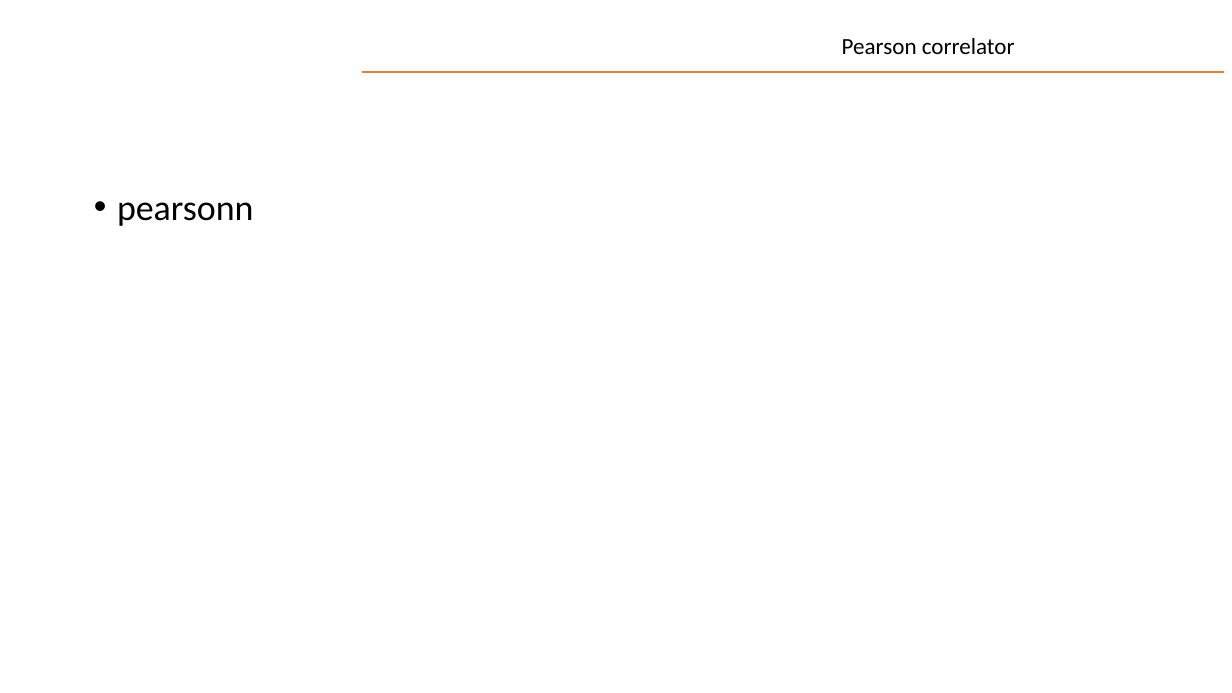
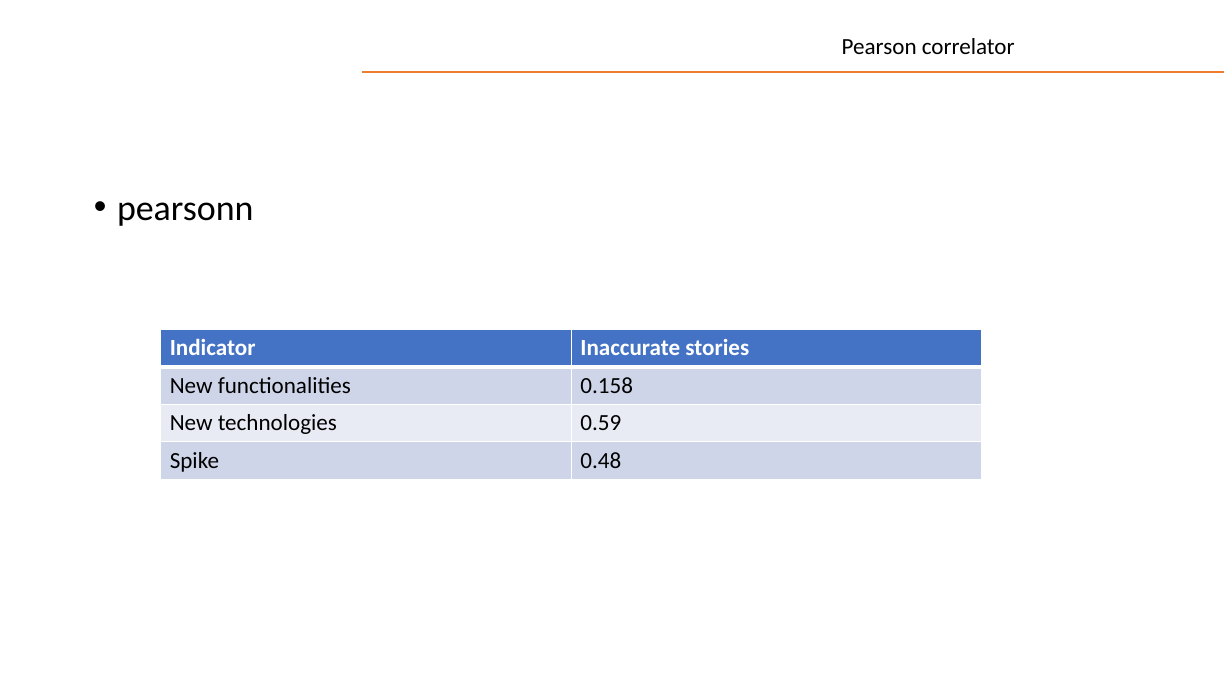
Before and after one commit to AmedeoSarpa/thesis, a slide deck: slide 7 of demo-presentation.pptx. Drawn at 1232x693 pixels with LibreOffice and Linux fonts; fonts in the diff are those of the drawing. Boxes give left, top, right and bottom in pixels: in the first picture for what was removed or moved away, otherwise in the second. Text is boxed around its words. In the diff, an @@ line names an element or a change of style, - is before the commit and + after.

```diff
--- a/demo-presentation.pptx
+++ b/demo-presentation.pptx
@@ table added at [161,329,982,479], 4 rows, 2 columns @@
+Indicator | Inaccurate stories
+New functionalities | 0.158
+New technologies | 0.59
+Spike | 0.48
```
Also in this commit, not shown: 1 other file.
